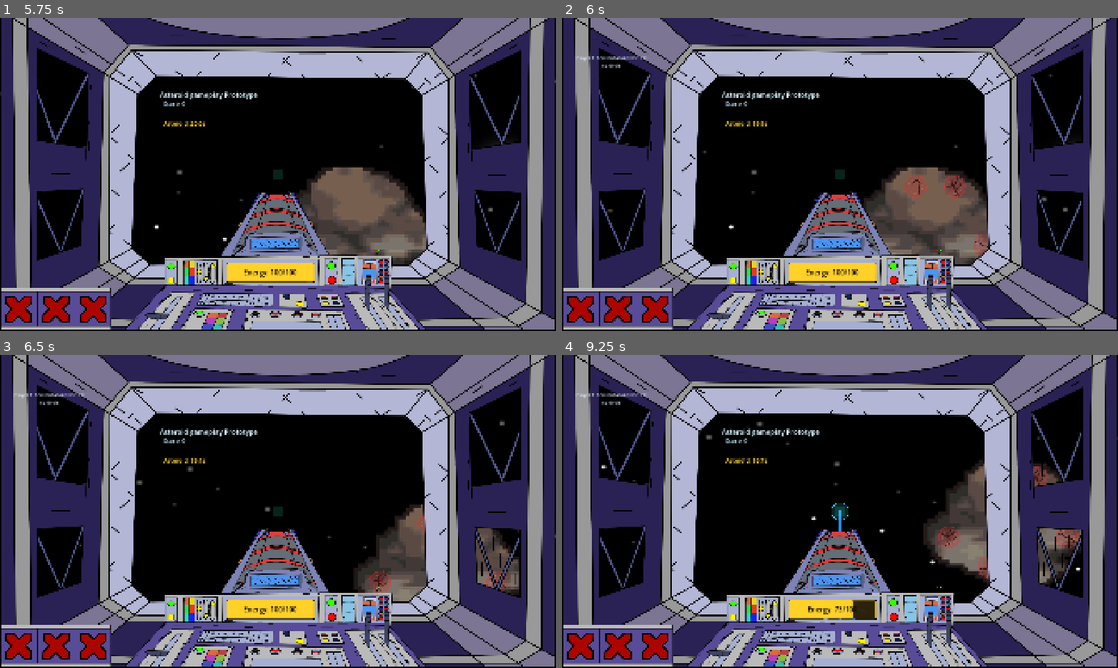
Above: before the commit, frames 1-4 (two rows, left to right).
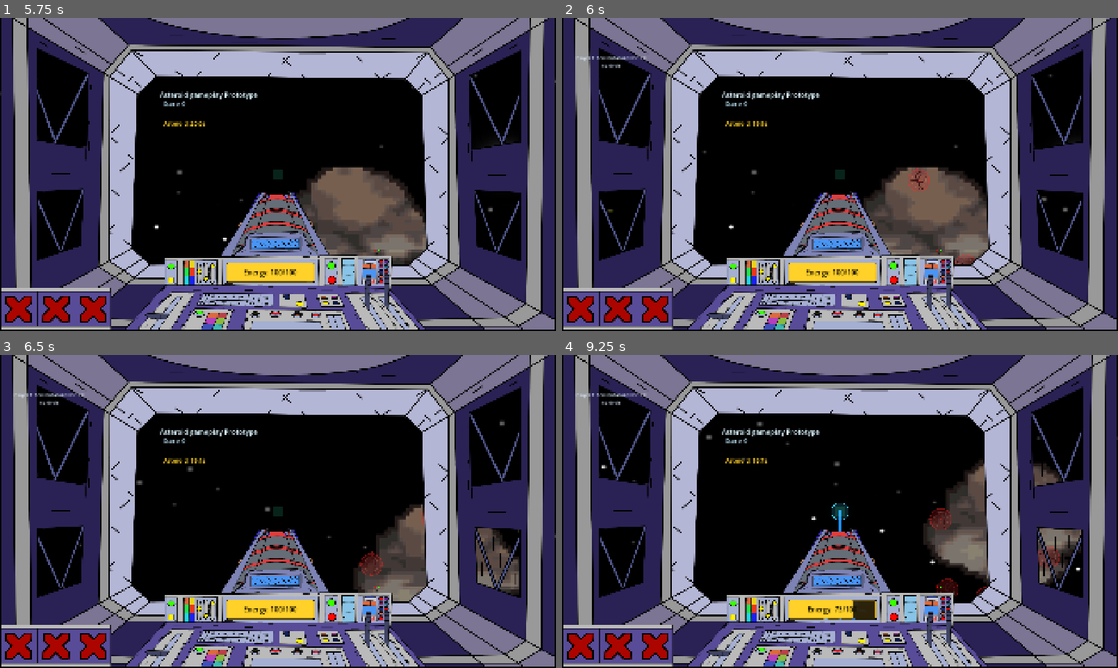
Above: after the commit, the same moments.

Repository: Spudoku/orbital-defense
Game: Godot game, scene res://scenes/control.tscn
The game is run twice, just before and just after one commit, with the same random seed, the same clock (stepped at 60 frames per second) and the same inputs.
Inputs (mouse positions are in pixels of both pictures, inside the frame that each line leads up to):
- Up to frame 1 (5.75 s): click (278, 102) at 0.52 s; type "12" at 0.6 s; click (278, 102) at 0.75 s; type "Alex" at 0.83 s; click (278, 143) at 1.25 s; click (278, 218) at 2 s; tap Enter at 2.75, 5 s; hold Right (move_right) 2.78-3.53 s; hold Space (fire_laser) 2.78-3.53 s; hold Down (move_down) 3.53-4.28 s; tap Space (fire_laser) at 3.6, 4.25, 5.1 s; hold Right (move_right) 4.28-5.03 s; hold Space (fire_laser) 4.28-5.03 s; hold Up (move_up) from 5.03 s (still down)
- Up to frame 2 (6 s): tap Space (fire_laser) at 5.75 s; release Up (move_up) at 5.78 s; hold Left (move_left) from 5.78 s (still down); hold Space (fire_laser) from 5.78 s (still down)
- Up to frame 3 (6.5 s): keep holding Left (move_left); keep holding Space (fire_laser)
- Up to frame 4 (9.25 s): release Space (fire_laser) at 6.53 s; tap Space (fire_laser) at 6.6, 8.1 s; release Left (move_left) at 7.28 s; hold Down (move_down) 7.28-8.03 s; hold Space (fire_laser) 7.28-8.03 s; hold Right (move_right) 8.03-8.78 s; hold Up (move_up) from 8.78 s (still down); hold Space (fire_laser) from 8.78 s (still down)

Frame 1 is identical in both runs. In frame 2, 0.5% of the frame differs, in the area x 61-77%, y 47-79%; in frame 3, 0.5%; in frame 4, 1.0%, in the area x 65-94%, y 35-78%.

Commit message:
Changed safe target location logic so that it checks within a circle instead of pixels

Diff:
--- a/scripts/keyboard_tracing_prototype.gd
+++ b/scripts/keyboard_tracing_prototype.gd
@@ -576,6 +576,10 @@
 		randf_range(minimum_position.y, maximum_position.y)
 	)
 
+	_asteroid_animation.position = asteroid_position
+	_asteroid_animation.scale = Vector2.ONE * scale_factor * 2
+	_asteroid_animation.visible = true
+	_asteroid_animation.play(asteroid_anim_name)
 
 	_asteroid_visual_initialized = true
 	_last_asteroid_variant = asteroid_variant
@@ -692,61 +696,33 @@
 
 func _build_asteroid_target_candidates() -> Array[Vector2]:
 	var candidates: Array[Vector2] = []
-	# var image: Image = _asteroid.texture.get_image()
-
-	# animation
-
-	var cur_sprite_frames = _asteroid_animation.sprite_frames
-
-	asteroid_anim_name = ASTEROID_FLYIN_ANIMATIONS[asteroid_variant]
-	print("using animation " + str(asteroid_anim_name))
-	var frame_count = cur_sprite_frames.get_frame_count(asteroid_anim_name)
-	var image = cur_sprite_frames.get_frame_texture(asteroid_anim_name, frame_count - 1).get_image()
-
-	if image == null or image.is_empty():
-		return candidates
-
-	var asteroid_scale: float = maxf(absf(_asteroid_animation.scale.x), 0.001)
-	var radius_in_pixels: float = TARGET_PLACEMENT_RADIUS / asteroid_scale
-	var scan_step: int = maxi(8, floori(radius_in_pixels * 0.7))
-	var scan_margin: int = ceili(radius_in_pixels)
-	var image_size: Vector2 = Vector2(image.get_width(), image.get_height())
-
-	for y in range(scan_margin, image.get_height() - scan_margin, scan_step):
-		for x in range(scan_margin, image.get_width() - scan_margin, scan_step):
-			var pixel_position: Vector2 = Vector2(x, y)
-			if not _is_opaque_target_area(image, pixel_position, radius_in_pixels):
-				continue
-
-			var asteroid_local_position: Vector2 = pixel_position - image_size * 0.5
-			candidates.append(_asteroid_animation.to_global(asteroid_local_position))
+	var asteroid_width_px: float = 600.0
+	var asteroid_height_px: float = 400.0
+	var asteroid_scale: float = maxf(absf(scale_factor), 0.001)
+	var asteroid_center_global: Vector2 = _asteroid_animation.global_position
+	var half_width: float = asteroid_width_px * 0.5 * asteroid_scale
+	var half_height: float = asteroid_height_px * 0.5 * asteroid_scale
+	var sample_count: int = 96
+
+	for sample_index in range(sample_count):
+		var angle: float = TAU * float(sample_index) / float(sample_count)
+		var radius_ratio: float = randf_range(0.2, 1.0)
+		var local_position: Vector2 = Vector2(
+			cos(angle) * half_width * radius_ratio,
+			sin(angle) * half_height * radius_ratio
+		)
+
+		var candidate_position: Vector2 = asteroid_center_global + local_position
+		var distance_to_center: float = candidate_position.distance_to(asteroid_center_global)
+		var max_allowed_distance: float = minf(half_width, half_height) * 0.92
+		if distance_to_center > max_allowed_distance:
+			continue
+
+		candidates.append(candidate_position)
 
 	candidates.shuffle()
 	print("found %d candidates", candidates.size())
 	return candidates
-
-
-func _is_opaque_target_area(image: Image, center: Vector2, radius: float) -> bool:
-	if not _is_opaque_asteroid_pixel(image, center):
-		return false
-
-	for radius_ratio in [0.45, 0.75, 1.0]:
-		for sample_index in range(TARGET_ALPHA_SAMPLE_COUNT):
-			var angle: float = TAU * float(sample_index) / float(TARGET_ALPHA_SAMPLE_COUNT)
-			var sample_position: Vector2 = center + Vector2.from_angle(angle) * radius * radius_ratio
-			if not _is_opaque_asteroid_pixel(image, sample_position):
-				return false
-
-	return true
-
-
-func _is_opaque_asteroid_pixel(image: Image, pixel_position: Vector2) -> bool:
-	var pixel_x: int = roundi(pixel_position.x)
-	var pixel_y: int = roundi(pixel_position.y)
-	if pixel_x < 0 or pixel_y < 0 or pixel_x >= image.get_width() or pixel_y >= image.get_height():
-		return false
-
-	return image.get_pixel(pixel_x, pixel_y).a >= TARGET_ALPHA_THRESHOLD
 
 # server only
 func _is_position_clear(candidate: Vector2, placed_positions: Array[Vector2]) -> bool:
